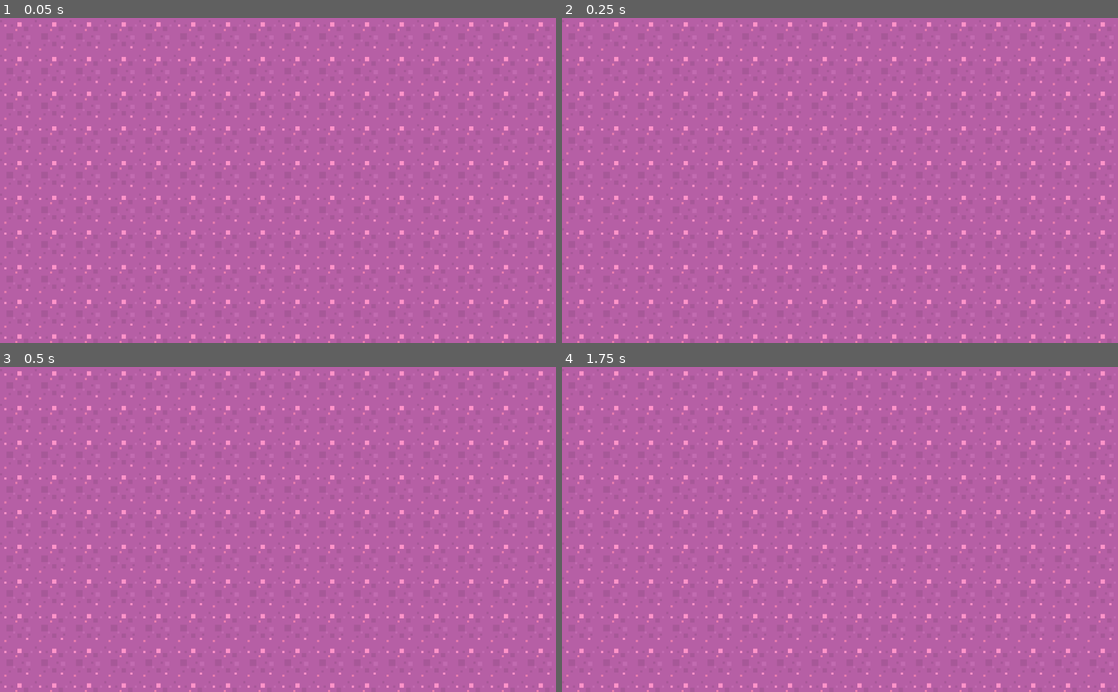
Above: before the commit, frames 1-4 (two rows, left to right).
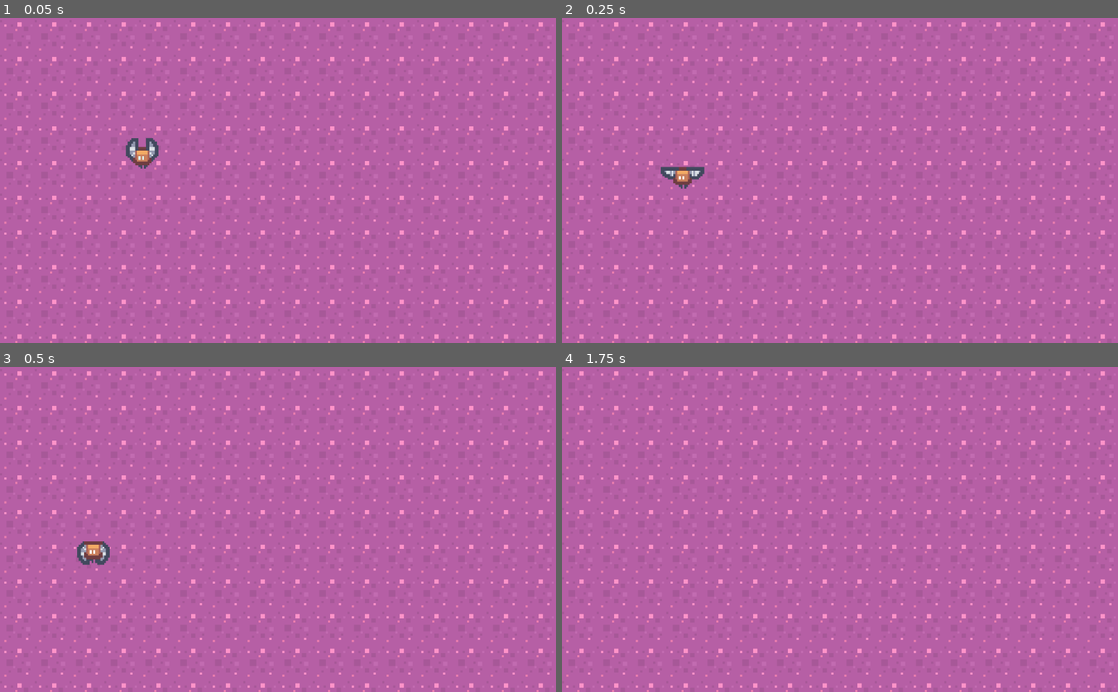
Above: after the commit, the same moments.

Repository: FastShowDev/Treinamento2022_01_Cabeca
Game: Godot game, scene res://Scenes/Dungeon.tscn
Same seed, same stepped clock (60 frames per second), same inputs: the game is played once before the commit and once after it. This scene is started directly instead of the project's main scene.
Inputs (mouse positions are in pixels of both pictures, inside the frame that each line leads up to):
- Up to frame 1 (0.05 s): no input
- Up to frame 2 (0.25 s): no input
- Up to frame 3 (0.5 s): no input
- Up to frame 4 (1.75 s): move the mouse to (962, 513) at 0.52 s; click (962, 513) at 0.6 s; move the mouse to (728, 545) at 1.27 s; click (728, 545) at 1.35 s

The runs differ from the first frame. In frame 1, 0.4% of the frame differs, in the area x 22-29%, y 36-47%; in frame 2, 0.4%; in frame 3, 0.4%; in frame 4, nothing differs.

Commit message:
create bat collision script

Diff:
--- a/Objects/bat.tscn
+++ b/Objects/bat.tscn
@@ -1,10 +1,15 @@
-[gd_scene load_steps=5 format=2]
+[gd_scene load_steps=7 format=2]
 
 [ext_resource path="res://Assets/Enemies/Bat/character_0024.png" type="Texture" id=1]
 [ext_resource path="res://Assets/Enemies/Bat/character_0025.png" type="Texture" id=2]
 [ext_resource path="res://Assets/Enemies/Bat/character_0026.png" type="Texture" id=3]
+[ext_resource path="res://Scripts/bat.gd" type="Script" id=4]
 
-[sub_resource type="SpriteFrames" id=1]
+[sub_resource type="CapsuleShape2D" id=1]
+radius = 16.0
+height = 0.0
+
+[sub_resource type="SpriteFrames" id=2]
 animations = [ {
 "frames": [ ExtResource( 1 ), ExtResource( 2 ), ExtResource( 3 ) ],
 "loop": true,
@@ -12,15 +17,22 @@
 "speed": 5.0
 } ]
 
-[node name="KinematicBody2D" type="KinematicBody2D"]
+[node name="bat" type="KinematicBody2D"]
+script = ExtResource( 4 )
 
 [node name="CollisionShape2D" type="CollisionShape2D" parent="."]
+position = Vector2( 64, 80 )
+shape = SubResource( 1 )
 
-[node name="AnimatedSprite" type="AnimatedSprite" parent="."]
-position = Vector2( 16, 16 )
-scale = Vector2( 1.33333, 1.33333 )
-frames = SubResource( 1 )
-frame = 1
+[node name="texture" type="AnimatedSprite" parent="."]
+position = Vector2( 64, 80 )
+scale = Vector2( 3.33333, 3.33333 )
+frames = SubResource( 2 )
 playing = true
 
 [node name="AnimationPlayer" type="AnimationPlayer" parent="."]
+
+[node name="ray_wall" type="RayCast2D" parent="."]
+position = Vector2( 64, 80 )
+enabled = true
+cast_to = Vector2( -38, 0 )
--- a/Scenes/Dungeon.tscn
+++ b/Scenes/Dungeon.tscn
@@ -1,9 +1,13 @@
-[gd_scene load_steps=2 format=2]
+[gd_scene load_steps=3 format=2]
 
 [ext_resource path="res://Tiles/Dungeon/FirstLayer.tscn" type="PackedScene" id=1]
+[ext_resource path="res://Objects/bat.tscn" type="PackedScene" id=2]
 
 [node name="Dungeon" type="Node2D"]
 
 [node name="Terrain" type="Node2D" parent="."]
 
 [node name="FirstLayer" parent="Terrain" instance=ExtResource( 1 )]
+
+[node name="KinematicBody2D" parent="." instance=ExtResource( 2 )]
+position = Vector2( 208, 160 )
--- /dev/null
+++ b/Scripts/bat.gd
@@ -0,0 +1,26 @@
+extends KinematicBody2D
+
+
+export var speed = 100
+export var health = 1
+var velocity = Vector2.ZERO
+var move_direction_x = -1
+var move_direction_y = 1
+
+func _physics_process(delta: float) -> void:
+	velocity.x = speed * move_direction_x
+	velocity = move_and_slide(velocity)
+
+	velocity.y = speed * move_direction_y
+	velocity = move_and_slide(velocity)
+
+	if move_direction_x == 1:
+		$texture.flip_h = true
+	else:
+		$texture.flip_h = false
+
+	if $ray_wall.is_colliding():
+		$texture.flip_h != $texture.flip_h
+		$ray_wall.scale.x *= -1
+		move_direction_x *= -1
+		move_direction_y *= -1
